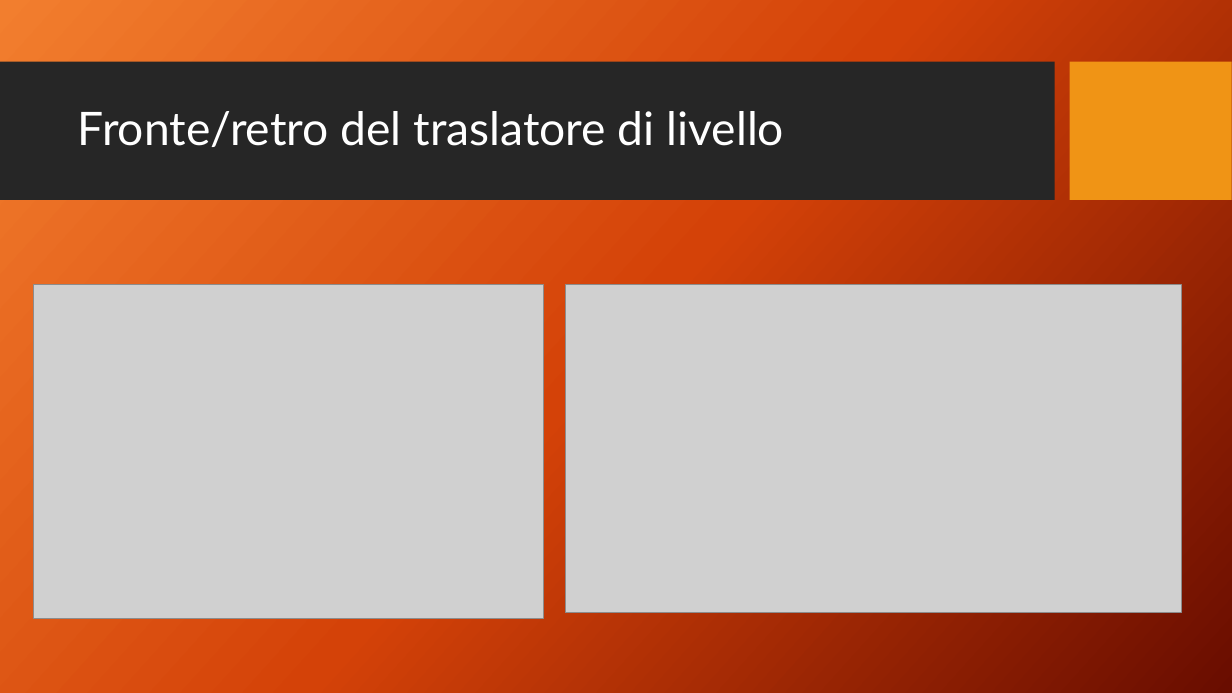
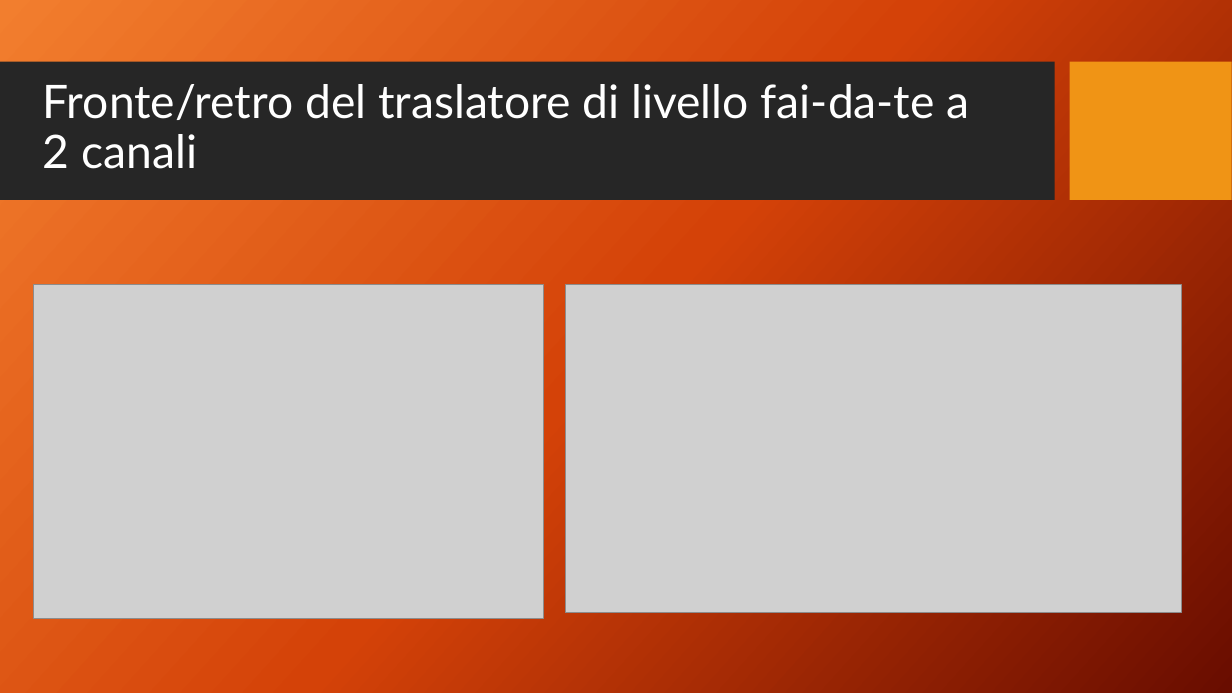
Before and after one commit to sebastianomelita/seismolab, a slide deck: slide 10 of files/seismoclouddevice-arduino-master/PROGGETTO SAPIENZA .pptx. Drawn at 1232x693 pixels with LibreOffice and Linux fonts; fonts in the diff are those of the drawing; grey boxes stand for pictures; background and template pictures are left out. Boxes give left, top, right and bottom in pixels: in the first picture for what was removed or moved away, otherwise in the second. Text is boxed around its words. In the diff, an @@ line names an element or a change of style, - is before the commit and + after.

```diff
--- a/files/seismoclouddevice-arduino-master/PROGGETTO SAPIENZA .pptx
+++ b/files/seismoclouddevice-arduino-master/PROGGETTO SAPIENZA .pptx
@@ title at (43, 84, 970, 169): text changed @@
-Fronte/retro del traslatore di livello
+Fronte/retro del traslatore di livello fai-da-te a 2 canali
```
Also in this commit, not shown: 7 other slides changed, 1 slide added, 7 other files.
